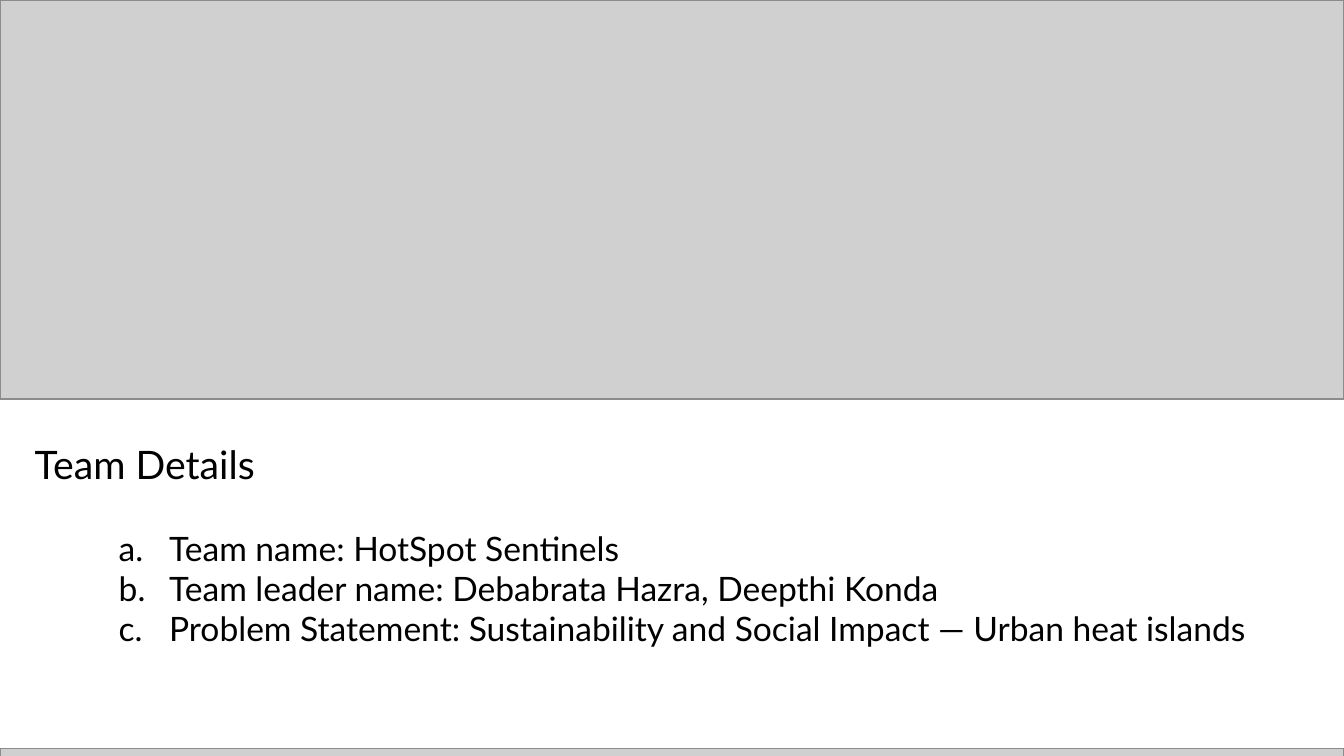
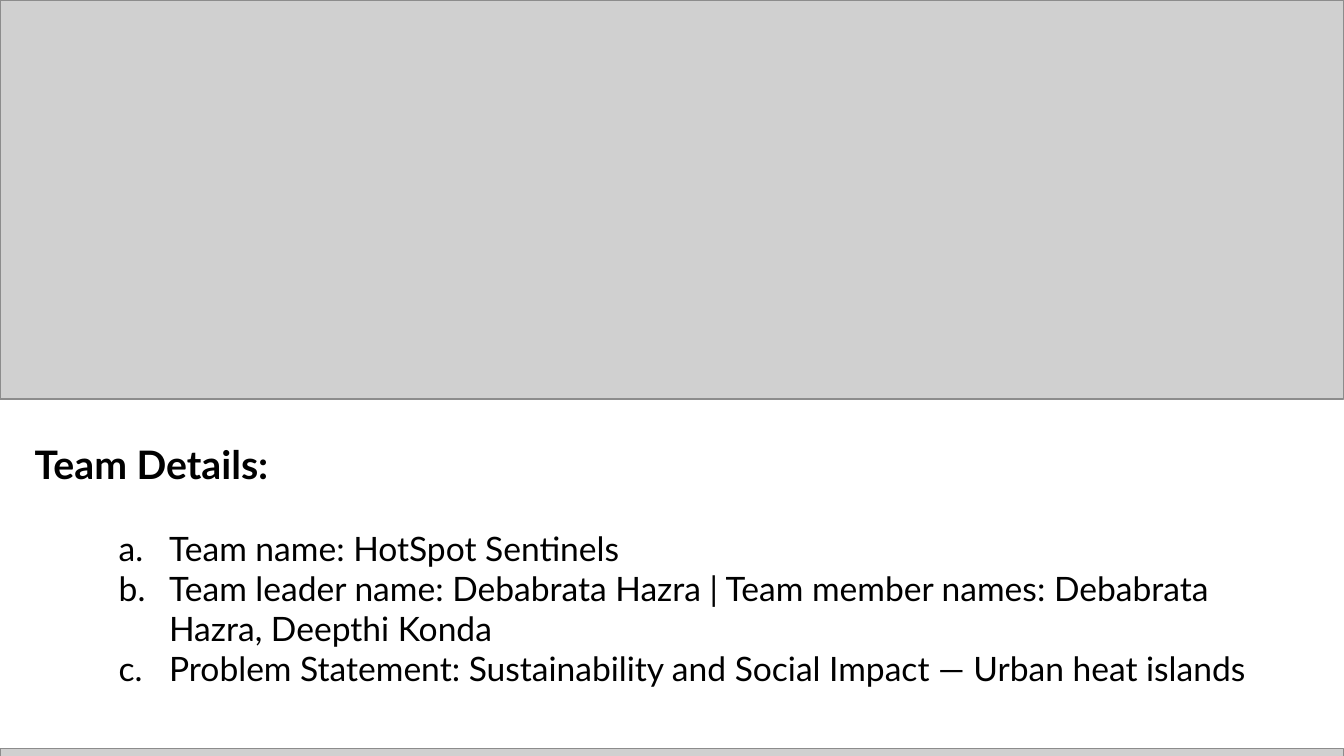
Before and after one commit to debabratahazra/hotspot-sentinels, a slide deck: slide 1 of docs/ppt/HotSpot_Sentinels_Submission.pptx. Drawn at 1344x756 pixels with LibreOffice and Linux fonts; fonts in the diff are those of the drawing; grey boxes stand for pictures. Boxes give left, top, right and bottom in pixels: in the first picture for what was removed or moved away, otherwise in the second. Text is boxed around its words. In the diff, an @@ line names an element or a change of style, - is before the commit and + after.

```diff
--- a/docs/ppt/HotSpot_Sentinels_Submission.pptx
+++ b/docs/ppt/HotSpot_Sentinels_Submission.pptx
@@ text at [35, 450, 269, 480]: text changed; bold on @@
-Team Details
+Team Details:
@@ text at [169, 576, 1209, 647]: text changed @@
-  b. Team leader name: Debabrata Hazra, Deepthi Konda
+  b. Team leader name: Debabrata Hazra | Team member names: Debabrata Hazra, Deepthi Konda
```
Also in this commit, not shown: 5 other slides changed, 1 other file.
